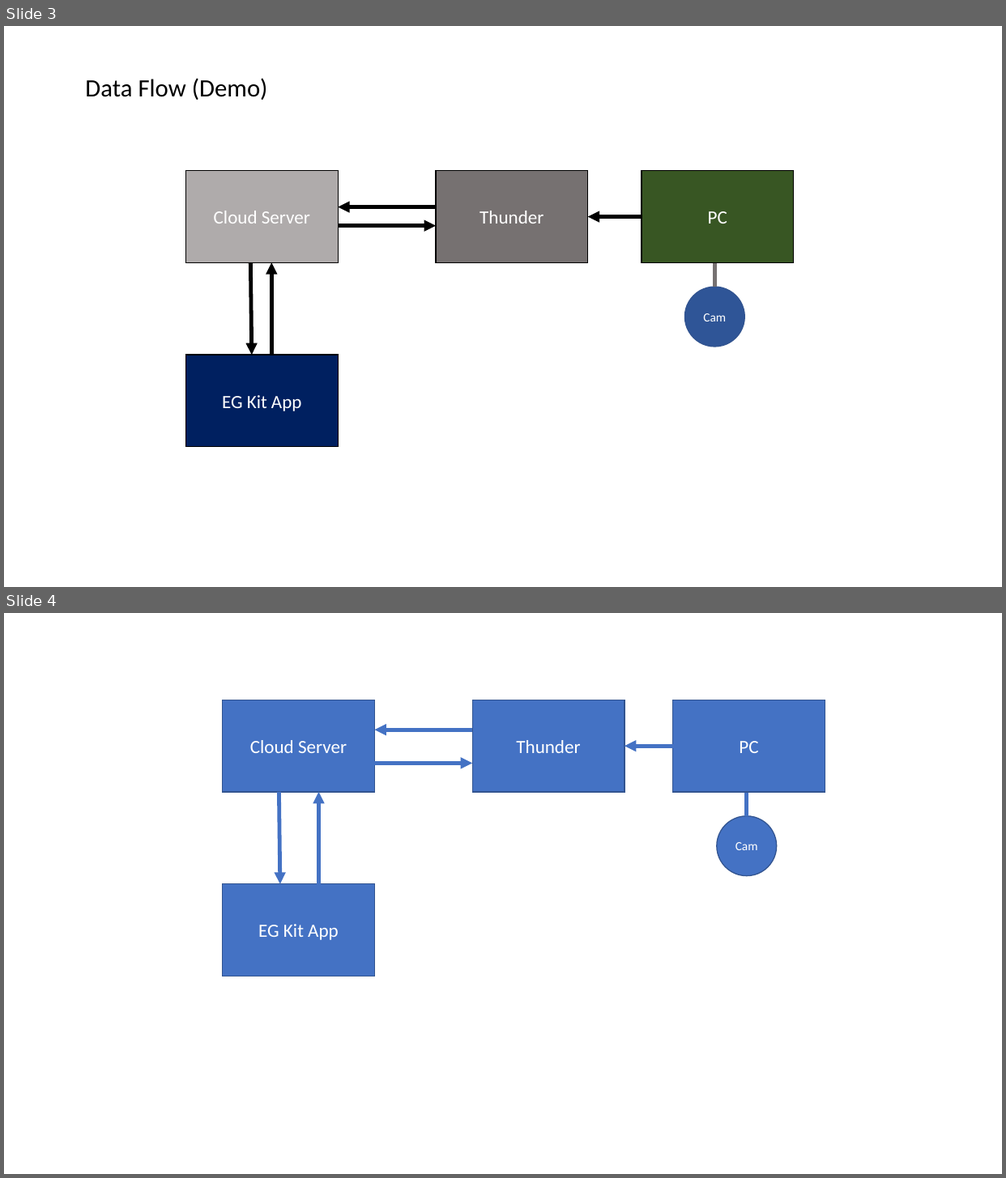
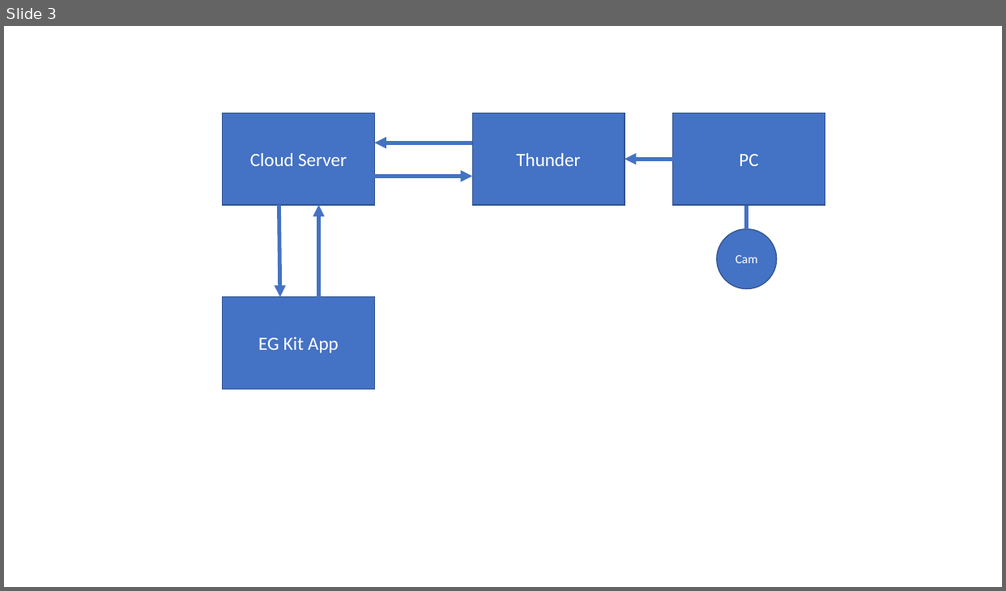
Before and after one commit to John-JihwanKim/3rd_hackathon, a slide deck: Hack_Korea/Presentation1.pptx. Shown one above the other, each under a label of ours: slides 3 and 4 before the commit, slide 3 after it. The pictures are 1006x1178 and 1006x591 pixels, drawn with LibreOffice and Linux fonts; fonts in the diff are those of the drawing. Boxes give left, top, right and bottom in pixels: in the first picture for what was removed or moved away, otherwise in the second. Text is boxed around its words. In the diff, an @@ line names an element or a change of style, - is before the commit and + after.

```diff
--- a/Hack_Korea/Presentation1.pptx
+++ b/Hack_Korea/Presentation1.pptx
@@ slide 3 removed at [4,26,1002,587], background #FFFFFF @@
@@ text removed at [85,78,268,100] @@
-Data Flow (Demo)
@@ rectangle removed at [186,170,338,263] @@
-Cloud Server
@@ rectangle removed at [436,170,588,263] @@
-Thunder
@@ rectangle removed at [641,170,794,263] @@
-PC
@@ arrow removed from (436, 207) to (338, 207) @@
@@ arrow removed from (641, 217) to (588, 217) @@
@@ arrow removed from (338, 226) to (436, 226) @@
@@ arrow removed from (250, 263) to (252, 355) @@
@@ arrow removed from (271, 355) to (271, 263) @@
@@ line removed from (715, 263) to (715, 288) @@
@@ ellipse removed at [685,288,745,347] @@
-Cam
@@ rectangle removed at [186,355,338,446] @@
-EG Kit App
@@ what was slide 4 is now slide 3 @@
```
Also in this commit, not shown: 1 slide changed, 6 other files.
